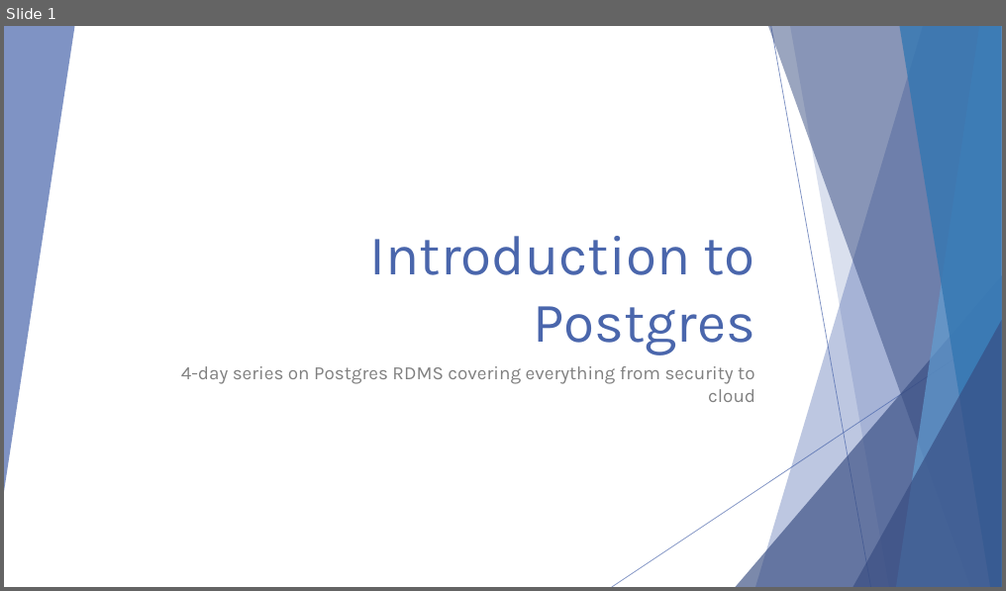
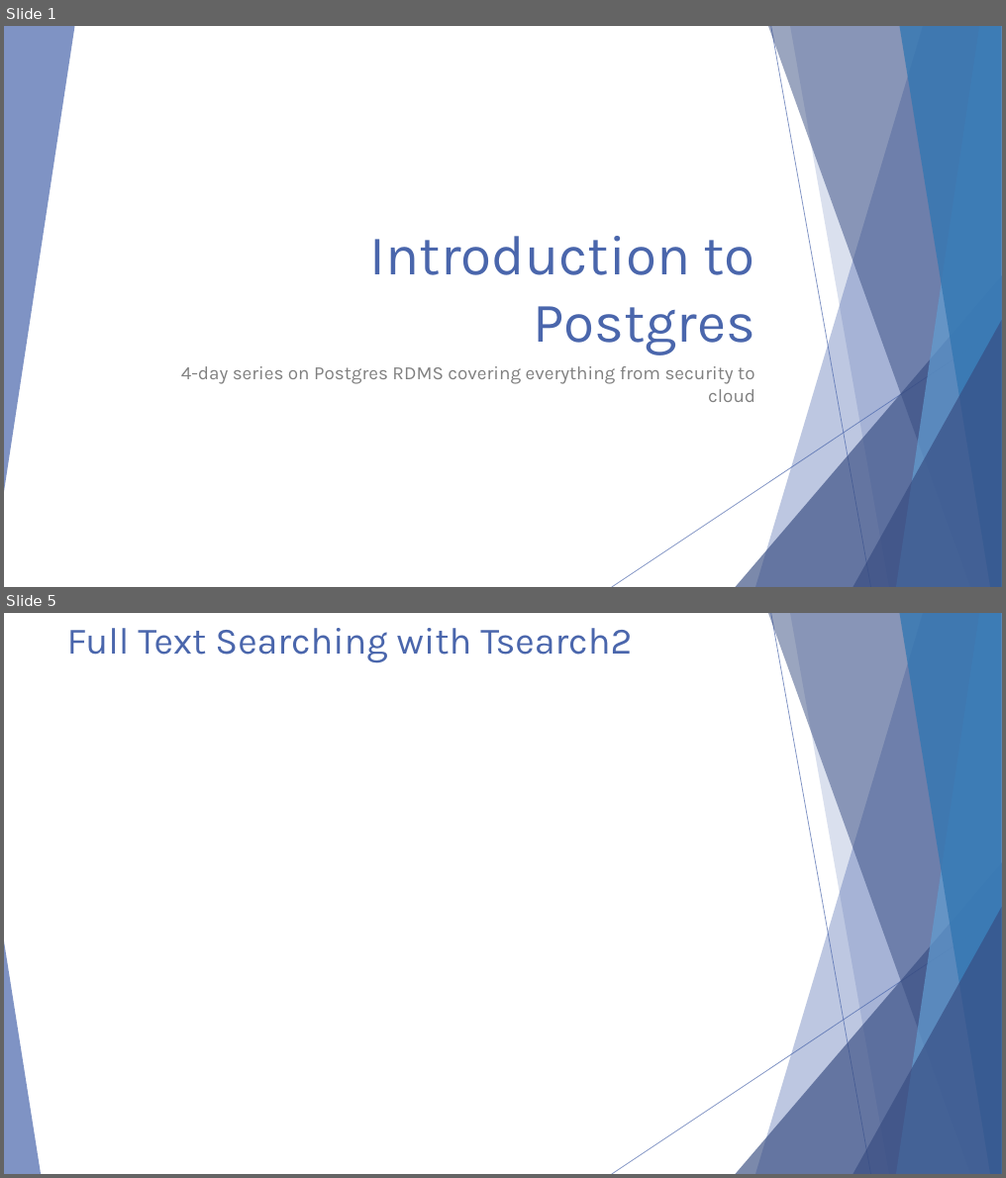
Before and after one commit to michaelrishiforrester/IntrotoPostgres2016, a slide deck: Presentations/Postgresql Presentation Day 4.pptx. Shown one above the other, each under a label of ours: slide 1 before the commit, slides 1 and 5 after it; the slides between them are not shown. The pictures are 1006x591 and 1006x1178 pixels, drawn with LibreOffice and Linux fonts; fonts in the diff are those of the drawing. Boxes give left, top, right and bottom in pixels: in the first picture for what was removed or moved away, otherwise in the second. Text is boxed around its words. In the diff, an @@ line names an element or a change of style, - is before the commit and + after.

```diff
--- a/Presentations/Postgresql Presentation Day 4.pptx
+++ b/Presentations/Postgresql Presentation Day 4.pptx
@@ slide 5 added at (4,613,1002,1174), background #FFFFFF; not listed: 9 template elements that a slide beside it also shows @@
@@ title added at (67,628,632,663), 36 pt, text #4A66AC @@
+Full Text Searching with Tsearch2
@@ triangle added at (4,942,41,1174), fill #4A66AC at 70% opacity @@
```
Also in this commit, not shown: 2 slides changed, 5 other slides added, 67 slides removed.
